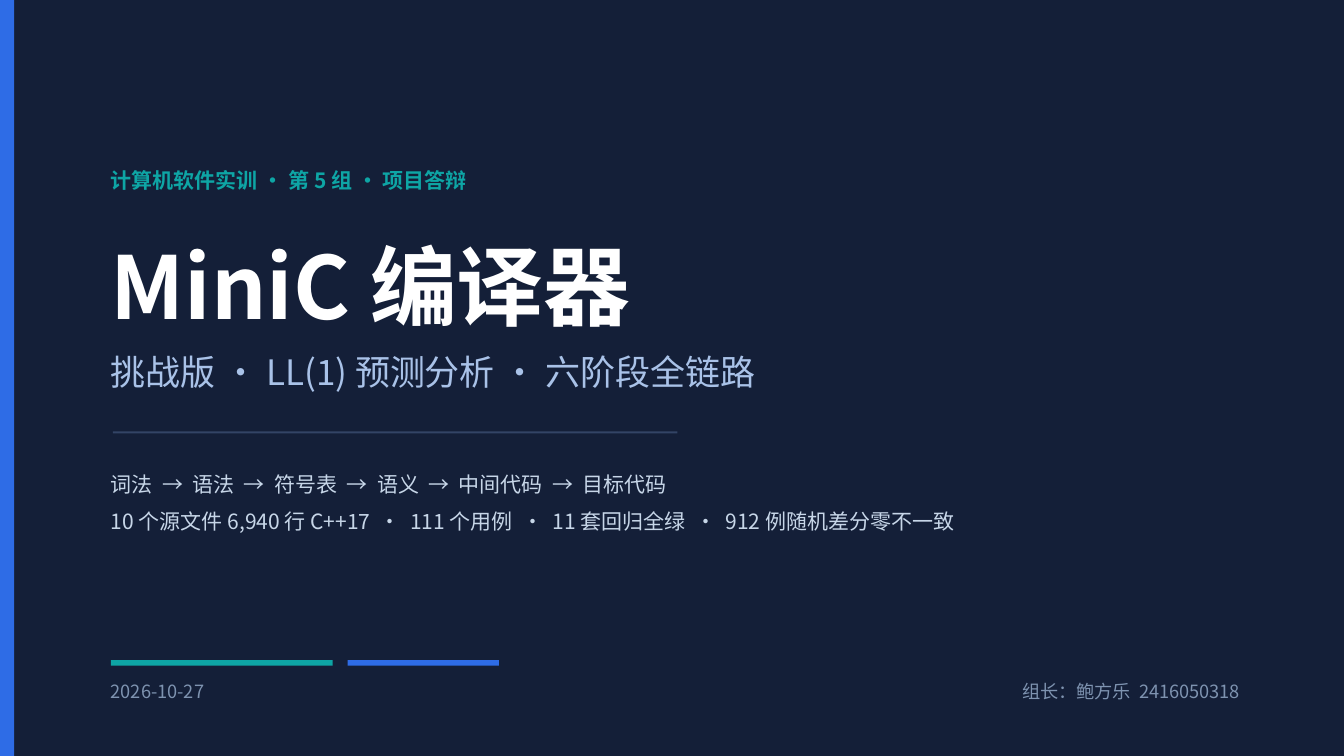
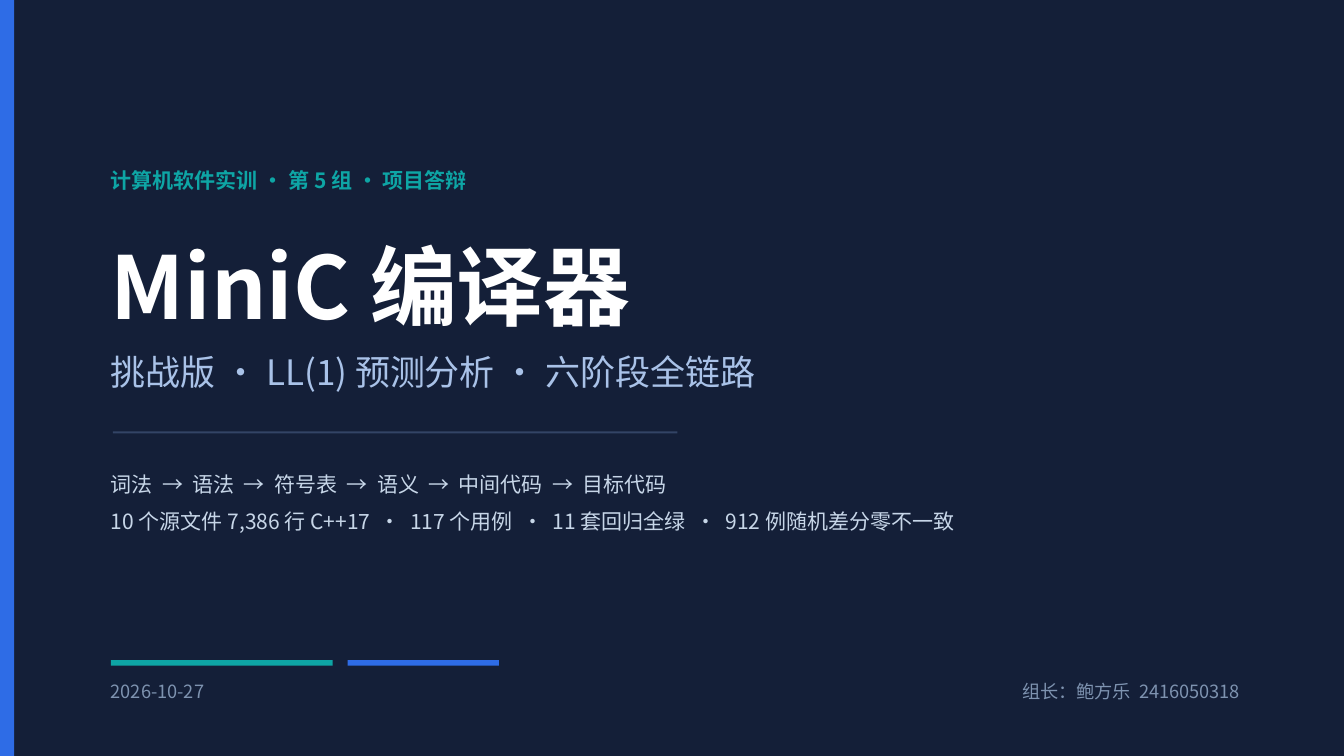
Before and after one commit to 9527-qincheng/MiniCCompiler, a slide deck: slide 1 of docs/MiniC编译器_答辩演示.pptx. Drawn at 1344x756 pixels with LibreOffice and Linux fonts; fonts in the diff are those of the drawing. Boxes give left, top, right and bottom in pixels: in the first picture for what was removed or moved away, otherwise in the second. Text is boxed around its words. In the diff, an @@ line names an element or a change of style, - is before the commit and + after.

```diff
--- a/docs/MiniC编译器_答辩演示.pptx
+++ b/docs/MiniC编译器_答辩演示.pptx
@@ text at box(111, 511, 954, 533): text changed @@
-10 个源文件 6,940 行 C++17 · 111 个用例 · 11 套回归全绿 · 912 例随机差分零不一致
+10 个源文件 7,386 行 C++17 · 117 个用例 · 11 套回归全绿 · 912 例随机差分零不一致
```
Also in this commit, not shown: 4 other slides changed, 18 other files.
